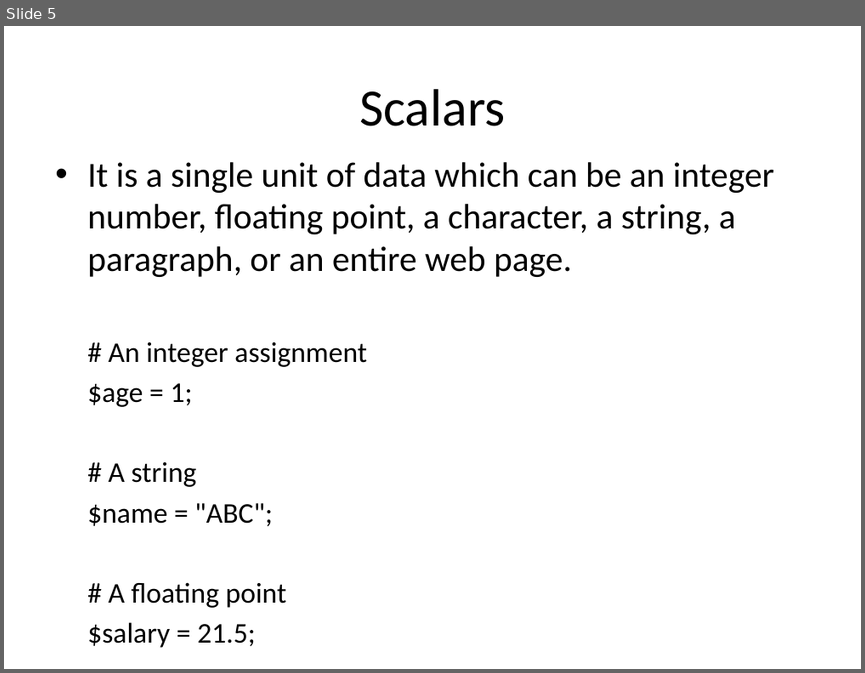
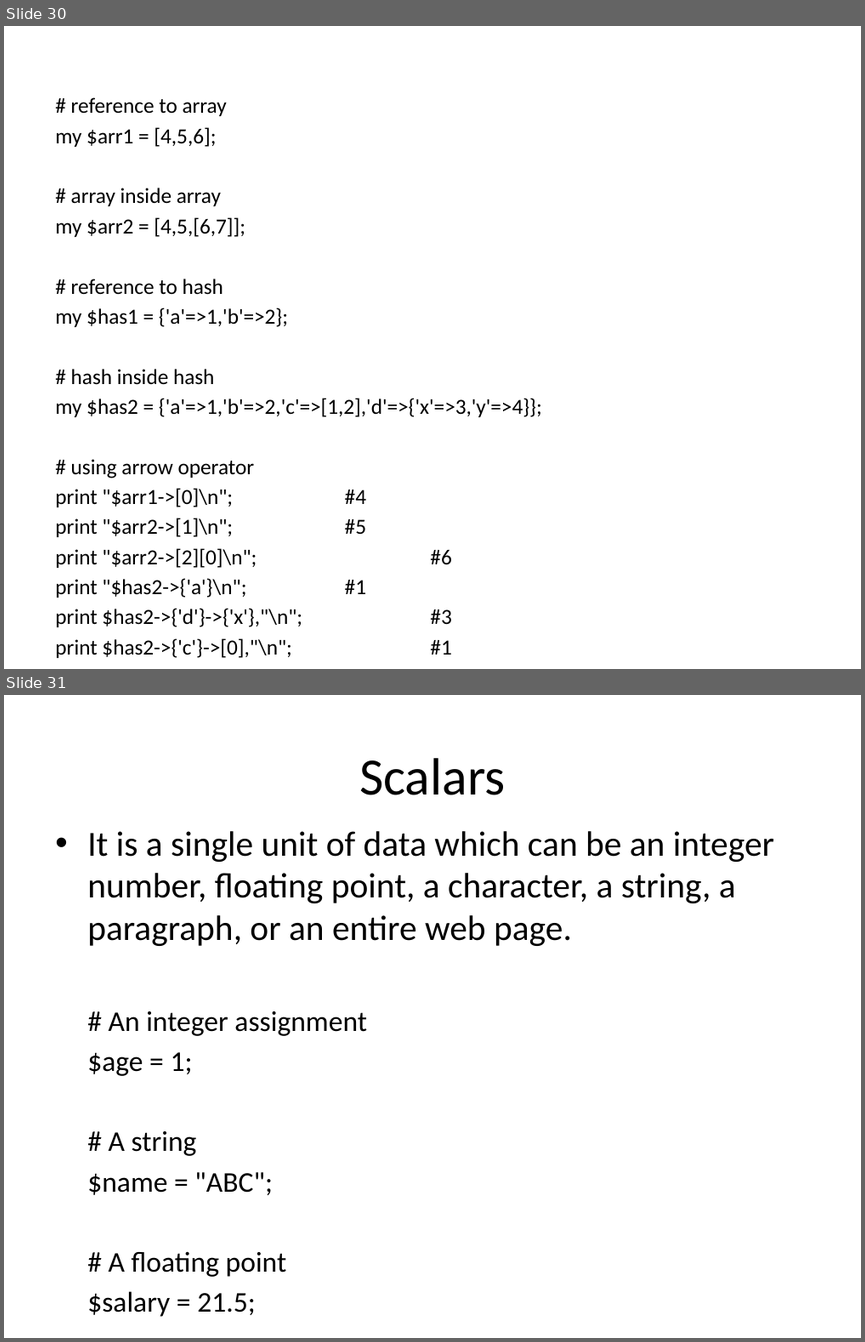
Before and after one commit to srivalli-project/BI_Team_Status, a slide deck: Santhoshi/PerlBasics.pptx. Shown one above the other, each under a label of ours: slide 5 before the commit, slides 30 and 31 after it. The pictures are 865x673 and 865x1342 pixels, drawn with LibreOffice and Linux fonts; fonts in the diff are those of the drawing. Boxes give left, top, right and bottom in pixels: in the first picture for what was removed or moved away, otherwise in the second. Text is boxed around its words. In the diff, an @@ line names an element or a change of style, - is before the commit and + after.

```diff
--- a/Santhoshi/PerlBasics.pptx
+++ b/Santhoshi/PerlBasics.pptx
@@ slide 30 added at (x1=4, y1=26, x2=861, y2=669), background #FFFFFF @@
@@ text added at (x1=55, y1=97, x2=542, y2=658), 18.1 pt, text #000000 @@
+# reference to array
+my $arr1 = [4,5,6];
+# array inside array
+my $arr2 = [4,5,[6,7]];
+# reference to hash
+my $has1 = {'a'=>1,'b'=>2};
+# hash inside hash
+my $has2 = {'a'=>1,'b'=>2,'c'=>[1,2],'d'=>{'x'=>3,'y'=>4}};
+# using arrow operator
+print "$arr1->[0]\n"; #4
+print "$arr2->[1]\n"; #5
+print "$arr2->[2][0]\n"; #6
+print "$has2->{'a'}\n"; #1
+print $has2->{'d'}->{'x'},"\n"; #3
+print $has2->{'c'}->[0],"\n"; #1
@@ what was slide 5 is now slide 31 @@
```
Also in this commit, not shown: 25 other slides added, 7 other files.
